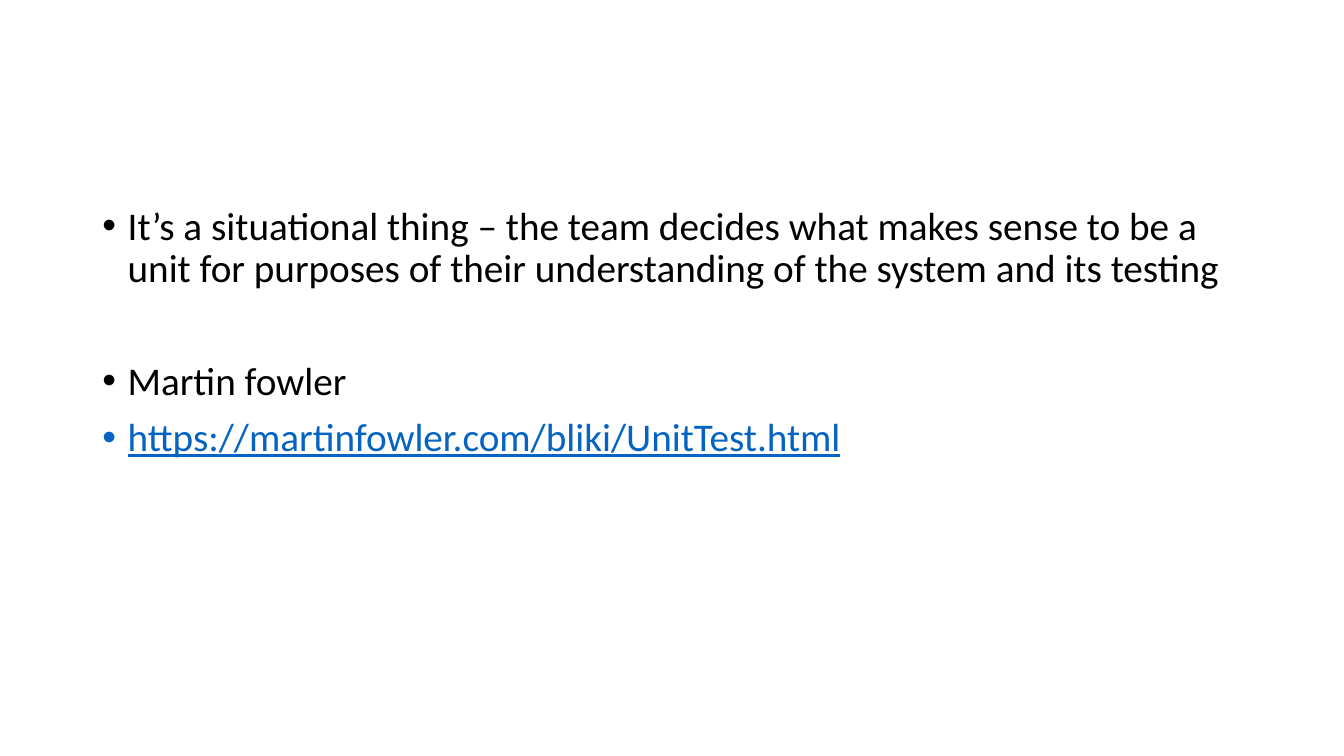
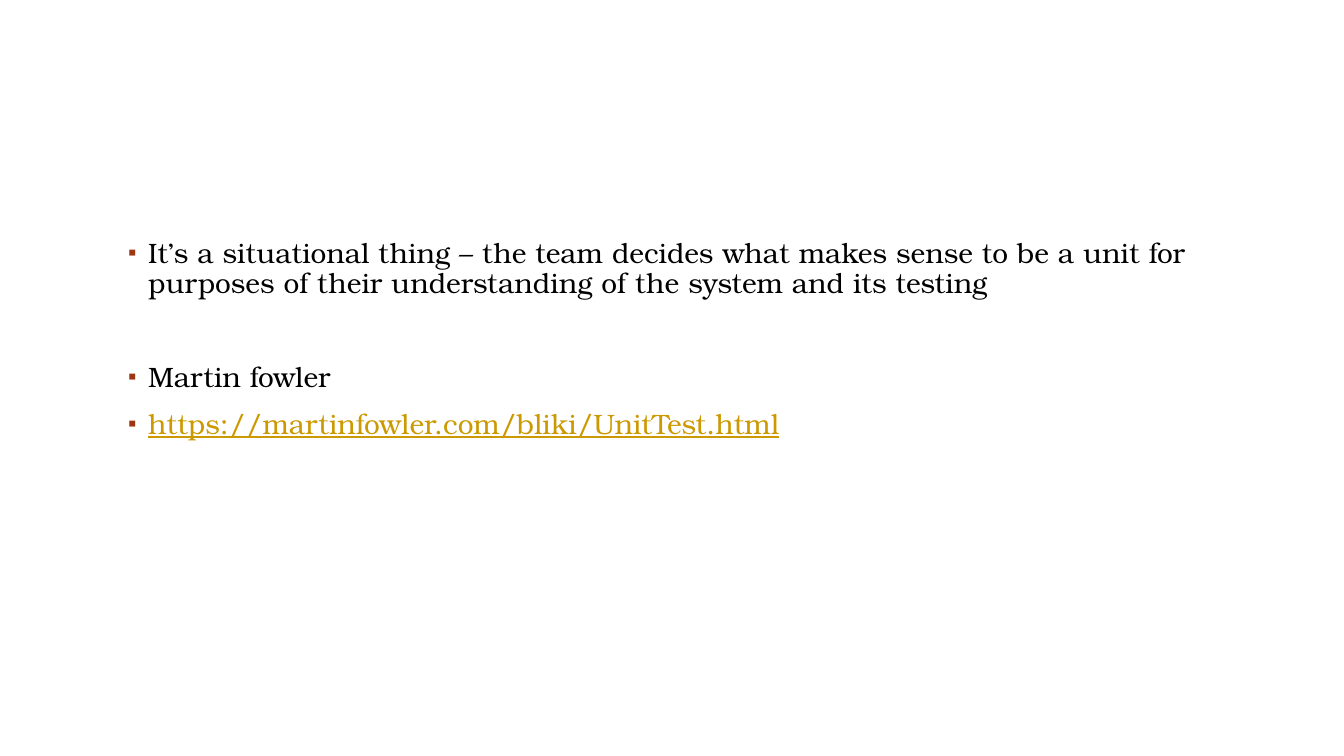
Before and after one commit to Amitpnk/Onion-architecture-ASP.NET-Core, a slide deck: slide 10 of PPT/Unit test.pptx (slide 2 before the commit). Drawn at 1344x756 pixels with LibreOffice and Linux fonts; fonts in the diff are those of the drawing; background and template pictures are left out. Boxes give left, top, right and bottom in pixels: in the first picture for what was removed or moved away, otherwise in the second. Text is boxed around its words. In the diff, an @@ line names an element or a change of style, - is before the commit and + after.

```diff
--- a/PPT/Unit test.pptx
+++ b/PPT/Unit test.pptx
@@ text "It’s a situational thing – ...": place and size @@
-text "It’s a situational thing – ..." at [128, 212, 1219, 458]
+text "It’s a situational thing – ..." at [148, 242, 1185, 440]
@@ text "It’s a situational thing – ..." at [148, 242, 1185, 440]: size 28 to 20 pt, font Calibri to TeX Gyre Bonum; text colour #0563C1 to #CC9900 in "https://martinfowler.com/bliki/UnitTest.html"; bullet • to ▪; more space between paragraphs @@
```
Also in this commit, not shown: 9 other slides changed, 9 slides added, 4 other files.
